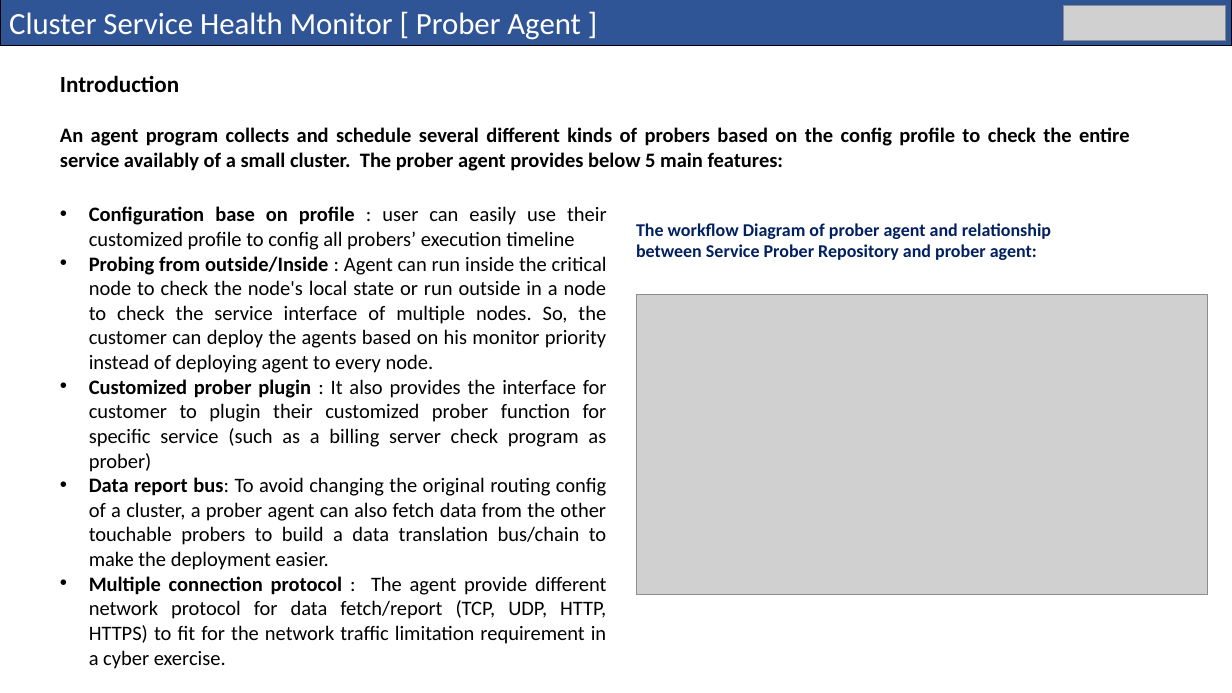
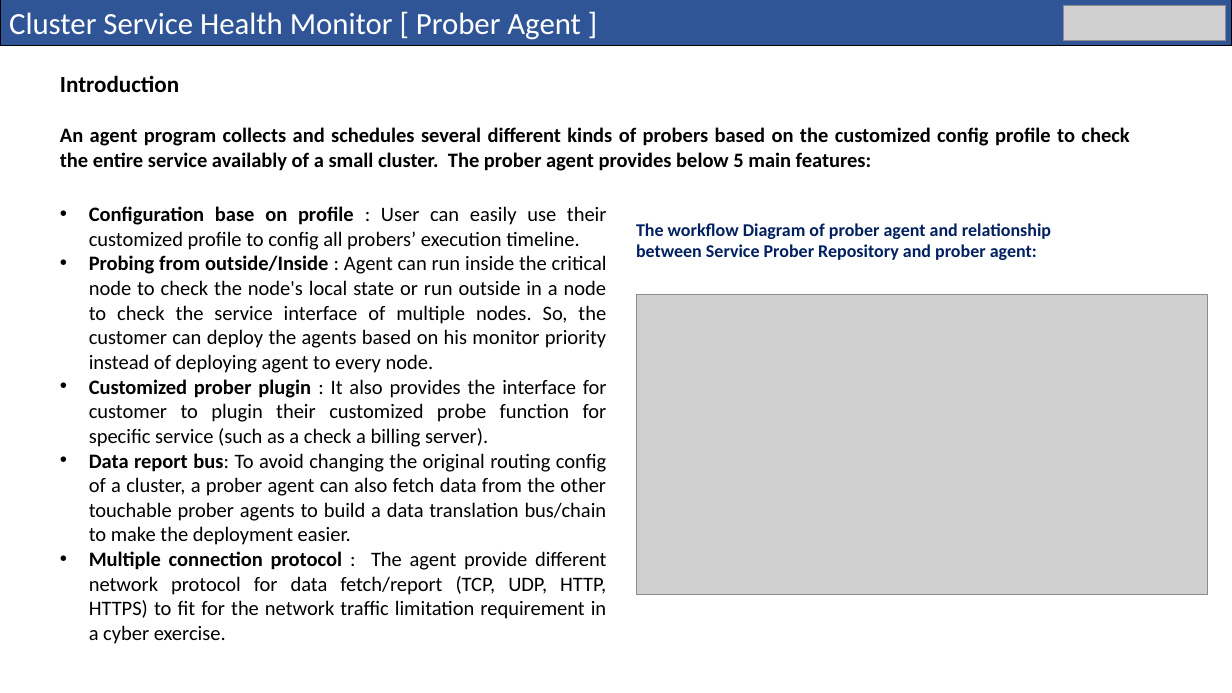
Before and after one commit to LiuYuancheng/Cluster_Service_Health_Monitor, a slide deck: slide 5 of doc/Cluster Service Health Monitor_DesignDoc.pptx. Drawn at 1232x693 pixels with LibreOffice and Linux fonts; fonts in the diff are those of the drawing; grey boxes stand for pictures. Boxes give left, top, right and bottom in pixels: in the first picture for what was removed or moved away, otherwise in the second. Text is boxed around its words. In the diff, an @@ line names an element or a change of style, - is before the commit and + after.

```diff
--- a/doc/Cluster Service Health Monitor_DesignDoc.pptx
+++ b/doc/Cluster Service Health Monitor_DesignDoc.pptx
@@ text at (60,127,1129,171): text changed @@
-An agent program collects and schedule several different kinds of probers based on the config profile to check the entire service availably of a small cluster. The prober agent provides below 5 main features:
+An agent program collects and schedules several different kinds of probers based on the customized config profile to check the entire service availably of a small cluster. The prober agent provides below 5 main features:
@@ text at (89,206,607,250): text changed @@
-• Configuration base on profile : user can easily use their customized profile to config all probers’ execution timeline
+• Configuration base on profile : User can easily use their customized profile to config all probers’ execution timeline.
@@ text at (89,379,607,545): text changed @@
-• Customized prober plugin : It also provides the interface for customer to plugin their customized prober function for specific service (such as a billing server check program as prober)
-• Data report bus: To avoid changing the original routing config of a cluster, a prober agent can also fetch data from the other touchable probers to build a data translation bus/chain to make the deployment easier.
+• Customized prober plugin : It also provides the interface for customer to plugin their customized probe function for specific service (such as a check a billing server).
+• Data report bus: To avoid changing the original routing config of a cluster, a prober agent can also fetch data from the other touchable prober agents to build a data translation bus/chain to make the deployment easier.
```
Also in this commit, not shown: 5 other slides changed, 1 slide added, 2 other files.
